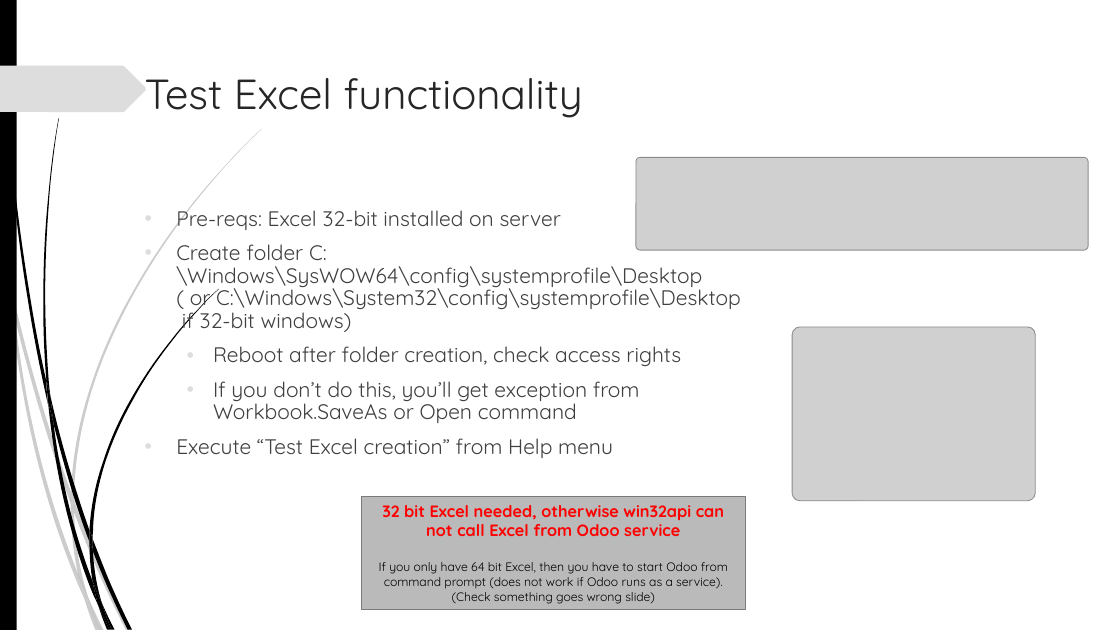
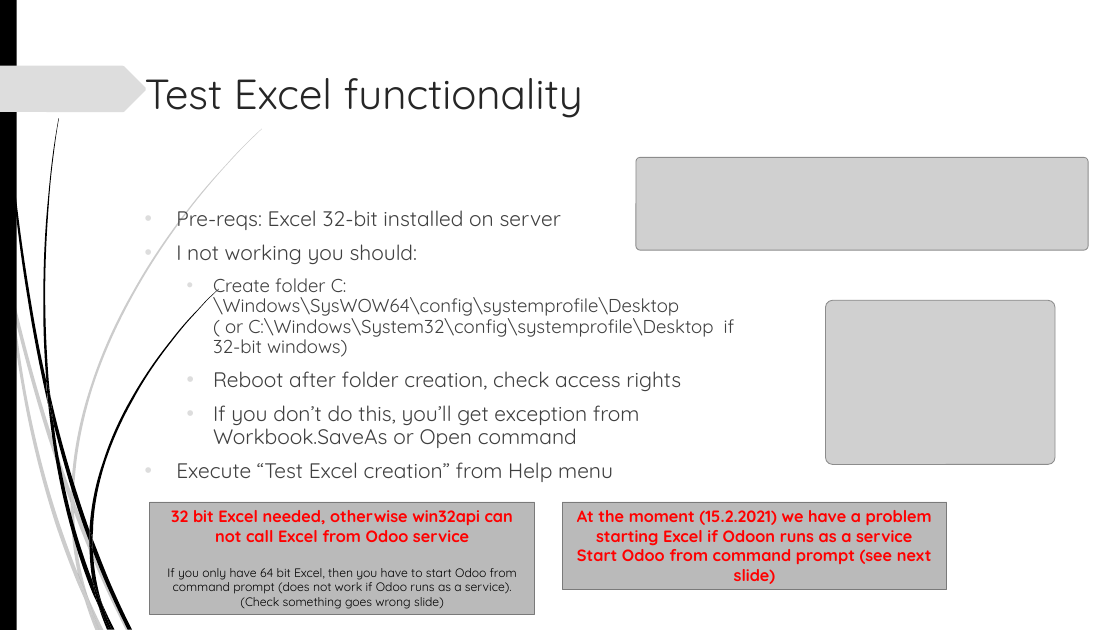
Before and after one commit to akarki58/rocker_app, a slide deck: slide 8 of rocker_app/static/description/Rocker_install.pptx. Drawn at 1120x630 pixels with LibreOffice and Linux fonts; fonts in the diff are those of the drawing; grey boxes stand for pictures; background and template pictures are left out. Boxes give left, top, right and bottom in pixels: in the first picture for what was removed or moved away, otherwise in the second. Text is boxed around its words. In the diff, an @@ line names an element or a change of style, - is before the commit and + after.

```diff
--- a/rocker_app/static/description/Rocker_install.pptx
+++ b/rocker_app/static/description/Rocker_install.pptx
@@ text at bbox=[176, 244, 417, 264]: paragraph added @@
+• I not working you should:
@@ text at bbox=[213, 278, 735, 357]: size 18 to 16 pt in "Create folder C:\Windows\SysWOW64\config\systemprofile\Deskt ..."; list level 1 to 2 in "Create folder C:\Windows\SysWOW64\config\systemprofile\Deskt ..." @@
@@ picture: place and size @@
-picture at bbox=[792, 327, 1035, 501]
+picture at bbox=[826, 300, 1055, 464]
@@ rectangle "32 bit Excel needed, otherwise ...": place and size @@
-rectangle "32 bit Excel needed, otherwise ..." at bbox=[361, 497, 746, 609]
+rectangle "32 bit Excel needed, otherwise ..." at bbox=[150, 502, 534, 615]
@@ rectangle added at bbox=[562, 502, 947, 590], fill #BABABA, outline #7A7A7A 0.75 pt, 14 pt, text #FF0000, bold @@
+At the moment (15.2.2021) we have a problem starting Excel if Odoon runs as a service
+Start Odoo from command prompt (see next slide)
```
Also in this commit, not shown: 4 other slides changed, 1 slide added, 1 slide removed, 1 other file.
